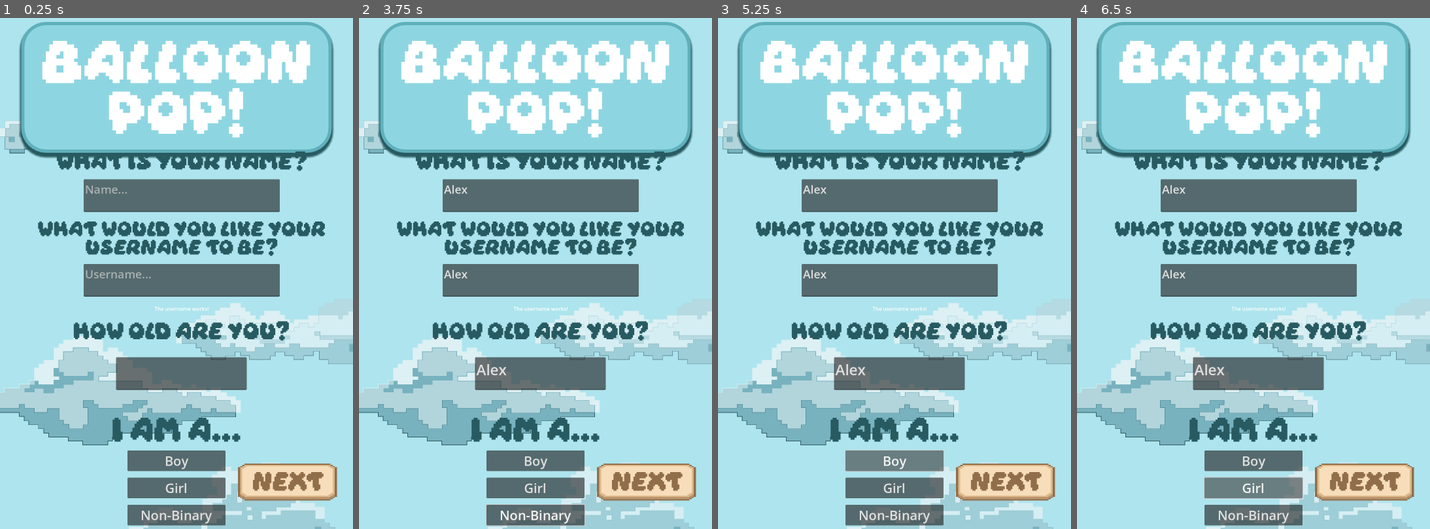
Above: before the commit, frames 1-4 (left to right).
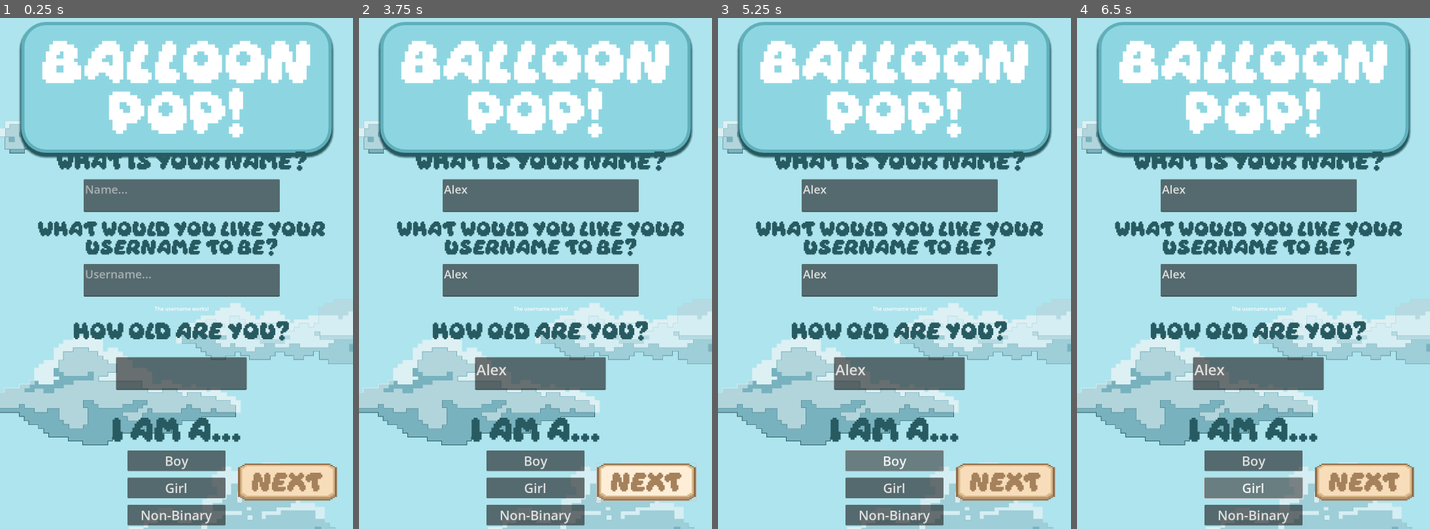
Above: after the commit, the same moments.

Repository: JxNicole/balloonpopofficialgame
Game: Godot game, scene res://GodotScenes/0.Login.tscn
Same seed, same stepped clock (60 frames per second), same inputs: the game is played once before the commit and once after it.
Inputs (mouse positions are in pixels of both pictures, inside the frame that each line leads up to):
- Up to frame 1 (0.25 s): no input
- Up to frame 2 (3.75 s): click (539, 196) at 0.52 s; type "Alex" at 0.6 s; click (539, 278) at 0.75 s; type "Alex" at 0.83 s; click (539, 375) at 0.98 s; type "Alex" at 1.07 s; click "Boy" at 1.25 s; click "Girl" at 2 s; click "Non-Binary" at 2.75 s; click "next" at 3.5 s
- Up to frame 3 (5.25 s): click "next" at 4.25 s; click "Boy" at 5 s
- Up to frame 4 (6.5 s): click "Girl" at 5.75 s

The runs differ from the first frame. In frame 1, 0.2% of the frame differs, in the area x 71-92%, y 88-93%; in frame 2, 1.2%, in the area x 35-96%, y 87-100%; in frame 3, 0.2%; in frame 4, 0.2%.
Error after the commit: Invalid call. Nonexistent function 'percent_encode' in base 'String'. (res://GodotScenes/Scripts/0.login.gd:28)

Commit message:
Fixed button
login page button fixed

Diff:
--- a/GodotScenes/0.Login.tscn
+++ b/GodotScenes/0.Login.tscn
@@ -92,6 +92,140 @@
 horizontal_alignment = 1
 vertical_alignment = 1
 autowrap_mode = 3
+
+[node name="UI" type="MarginContainer" parent="."]
+layout_mode = 1
+anchors_preset = 15
+anchor_right = 1.0
+anchor_bottom = 1.0
+offset_top = 464.0
+grow_horizontal = 2
+grow_vertical = 2
+theme_override_constants/margin_left = 15
+theme_override_constants/margin_top = 50
+theme_override_constants/margin_right = 15
+theme_override_constants/margin_bottom = 15
+
+[node name="VBoxContainer" type="VBoxContainer" parent="UI"]
+layout_mode = 2
+
+[node name="Name Control" type="Control" parent="UI/VBoxContainer"]
+custom_minimum_size = Vector2(1020, 500)
+layout_mode = 2
+
+[node name="VBoxContainer" type="VBoxContainer" parent="UI/VBoxContainer/Name Control"]
+layout_mode = 2
+offset_left = 15.0
+offset_right = 1067.0
+offset_bottom = 492.0
+theme_override_constants/separation = 25
+
+[node name="name label" type="Label" parent="UI/VBoxContainer/Name Control/VBoxContainer"]
+layout_mode = 2
+theme_override_colors/font_color = Color(0.152941, 0.352941, 0.380392, 1)
+theme_override_fonts/font = ExtResource("2_qndqj")
+theme_override_font_sizes/font_size = 45
+text = "What is your name?"
+horizontal_alignment = 1
+
+[node name="Name TextEdit" type="TextEdit" parent="UI/VBoxContainer/Name Control/VBoxContainer"]
+custom_minimum_size = Vector2(600, 100)
+layout_mode = 2
+size_flags_horizontal = 4
+theme_override_font_sizes/font_size = 35
+placeholder_text = "Name..."
+
+[node name="username label" type="Label" parent="UI/VBoxContainer/Name Control/VBoxContainer"]
+custom_minimum_size = Vector2(900, 100)
+layout_mode = 2
+theme_override_colors/font_color = Color(0.152941, 0.352941, 0.380392, 1)
+theme_override_fonts/font = ExtResource("2_qndqj")
+theme_override_font_sizes/font_size = 40
+text = "What would you like your username to be?"
+horizontal_alignment = 1
+autowrap_mode = 3
+
+[node name="Username TextEdit" type="TextEdit" parent="UI/VBoxContainer/Name Control/VBoxContainer"]
+custom_minimum_size = Vector2(600, 100)
+layout_mode = 2
+size_flags_horizontal = 4
+theme_override_font_sizes/font_size = 35
+placeholder_text = "Username..."
+
+[node name="Label" type="Label" parent="UI/VBoxContainer/Name Control/VBoxContainer"]
+layout_mode = 2
+text = "The username works!"
+horizontal_alignment = 1
+
+[node name="Age Control" type="Control" parent="UI/VBoxContainer"]
+custom_minimum_size = Vector2(0, 300)
+layout_mode = 2
+
+[node name="VBoxContainer" type="VBoxContainer" parent="UI/VBoxContainer/Age Control"]
+layout_mode = 2
+offset_left = 15.0
+offset_top = 15.0
+offset_right = 1065.0
+offset_bottom = 287.0
+theme_override_constants/separation = 50
+
+[node name="Age Prompt" type="Label" parent="UI/VBoxContainer/Age Control/VBoxContainer"]
+layout_mode = 2
+theme_override_colors/font_color = Color(0.152941, 0.352941, 0.380392, 1)
+theme_override_fonts/font = ExtResource("2_qndqj")
+theme_override_font_sizes/font_size = 45
+text = "How old are you?"
+horizontal_alignment = 1
+
+[node name="Age TextEdit" type="TextEdit" parent="UI/VBoxContainer/Age Control/VBoxContainer"]
+custom_minimum_size = Vector2(400, 100)
+layout_mode = 2
+size_flags_horizontal = 4
+theme_override_colors/caret_background_color = Color(0, 0, 0, 1)
+theme_override_font_sizes/font_size = 45
+
+[node name="Gender Control" type="Control" parent="UI/VBoxContainer"]
+custom_minimum_size = Vector2(0, 400)
+layout_mode = 2
+
+[node name="VBoxContainer" type="VBoxContainer" parent="UI/VBoxContainer/Gender Control"]
+layout_mode = 2
+offset_right = 1050.0
+offset_bottom = 220.0
+theme_override_constants/separation = 20
+
+[node name="Gender Label" type="Label" parent="UI/VBoxContainer/Gender Control/VBoxContainer"]
+layout_mode = 2
+theme_override_colors/font_color = Color(0.152941, 0.352941, 0.380392, 1)
+theme_override_fonts/font = ExtResource("2_qndqj")
+theme_override_font_sizes/font_size = 65
+text = "I am a..."
+horizontal_alignment = 1
+
+[node name="Boy" type="Button" parent="UI/VBoxContainer/Gender Control/VBoxContainer"]
+custom_minimum_size = Vector2(300, 0)
+layout_mode = 2
+size_flags_horizontal = 4
+theme_override_font_sizes/font_size = 40
+text = "Boy"
+
+[node name="Girl" type="Button" parent="UI/VBoxContainer/Gender Control/VBoxContainer"]
+custom_minimum_size = Vector2(300, 0)
+layout_mode = 2
+size_flags_horizontal = 4
+theme_override_font_sizes/font_size = 40
+text = "Girl"
+
+[node name="Non-Binary" type="Button" parent="UI/VBoxContainer/Gender Control/VBoxContainer"]
+custom_minimum_size = Vector2(300, 0)
+layout_mode = 2
+size_flags_horizontal = 4
+theme_override_font_sizes/font_size = 40
+text = "Non-Binary"
+
+[node name="LobbyPlaceholder" type="Node" parent="."]
+
+[node name="HTTPRequest" type="HTTPRequest" parent="."]
 
 [node name="Button" type="Button" parent="."]
 layout_mode = 1
@@ -107,153 +241,14 @@
 grow_horizontal = 0
 grow_vertical = 0
 theme = ExtResource("3_lbk1d")
-theme_override_styles/hover = SubResource("StyleBoxTexture_2skdo")
-theme_override_styles/pressed = SubResource("StyleBoxTexture_57otr")
-theme_override_styles/normal = SubResource("StyleBoxTexture_ur5mu")
-
-[node name="Label" type="Label" parent="Button"]
-layout_mode = 0
-offset_left = 44.0
-offset_top = 21.0
-offset_right = 264.0
-offset_bottom = 88.0
-theme_override_colors/font_color = Color(0.568627, 0.431373, 0.290196, 1)
+theme_override_colors/font_hover_pressed_color = Color(0.862745, 0.72549, 0.541176, 1)
+theme_override_colors/font_hover_color = Color(0.647059, 0.505882, 0.360784, 1)
+theme_override_colors/font_color = Color(0.647059, 0.505882, 0.360784, 1)
 theme_override_fonts/font = ExtResource("2_qndqj")
 theme_override_font_sizes/font_size = 50
+theme_override_styles/hover = SubResource("StyleBoxTexture_7epeb")
+theme_override_styles/pressed = SubResource("StyleBoxTexture_u627p")
+theme_override_styles/normal = SubResource("StyleBoxTexture_brm1n")
 text = "next"
 
-[node name="UI" type="MarginContainer" parent="."]
-layout_mode = 1
-anchors_preset = 15
-anchor_right = 1.0
-anchor_bottom = 1.0
-offset_top = 464.0
-grow_horizontal = 2
-grow_vertical = 2
-theme_override_constants/margin_left = 15
-theme_override_constants/margin_top = 50
-theme_override_constants/margin_right = 15
-theme_override_constants/margin_bottom = 15
-
-[node name="VBoxContainer" type="VBoxContainer" parent="UI"]
-layout_mode = 2
-
-[node name="Name Control" type="Control" parent="UI/VBoxContainer"]
-custom_minimum_size = Vector2(1020, 500)
-layout_mode = 2
-
-[node name="VBoxContainer" type="VBoxContainer" parent="UI/VBoxContainer/Name Control"]
-layout_mode = 2
-offset_left = 15.0
-offset_right = 1067.0
-offset_bottom = 492.0
-theme_override_constants/separation = 25
-
-[node name="name label" type="Label" parent="UI/VBoxContainer/Name Control/VBoxContainer"]
-layout_mode = 2
-theme_override_colors/font_color = Color(0.152941, 0.352941, 0.380392, 1)
-theme_override_fonts/font = ExtResource("2_qndqj")
-theme_override_font_sizes/font_size = 45
-text = "What is your name?"
-horizontal_alignment = 1
-
-[node name="Name TextEdit" type="TextEdit" parent="UI/VBoxContainer/Name Control/VBoxContainer"]
-custom_minimum_size = Vector2(600, 100)
-layout_mode = 2
-size_flags_horizontal = 4
-theme_override_font_sizes/font_size = 35
-placeholder_text = "Name..."
-
-[node name="username label" type="Label" parent="UI/VBoxContainer/Name Control/VBoxContainer"]
-custom_minimum_size = Vector2(900, 100)
-layout_mode = 2
-theme_override_colors/font_color = Color(0.152941, 0.352941, 0.380392, 1)
-theme_override_fonts/font = ExtResource("2_qndqj")
-theme_override_font_sizes/font_size = 40
-text = "What would you like your username to be?"
-horizontal_alignment = 1
-autowrap_mode = 3
-
-[node name="Username TextEdit" type="TextEdit" parent="UI/VBoxContainer/Name Control/VBoxContainer"]
-custom_minimum_size = Vector2(600, 100)
-layout_mode = 2
-size_flags_horizontal = 4
-theme_override_font_sizes/font_size = 35
-placeholder_text = "Username..."
-
-[node name="Label" type="Label" parent="UI/VBoxContainer/Name Control/VBoxContainer"]
-layout_mode = 2
-text = "The username works!"
-horizontal_alignment = 1
-
-[node name="Age Control" type="Control" parent="UI/VBoxContainer"]
-custom_minimum_size = Vector2(0, 300)
-layout_mode = 2
-
-[node name="VBoxContainer" type="VBoxContainer" parent="UI/VBoxContainer/Age Control"]
-layout_mode = 2
-offset_left = 15.0
-offset_top = 15.0
-offset_right = 1065.0
-offset_bottom = 287.0
-theme_override_constants/separation = 50
-
-[node name="Age Prompt" type="Label" parent="UI/VBoxContainer/Age Control/VBoxContainer"]
-layout_mode = 2
-theme_override_colors/font_color = Color(0.152941, 0.352941, 0.380392, 1)
-theme_override_fonts/font = ExtResource("2_qndqj")
-theme_override_font_sizes/font_size = 45
-text = "How old are you?"
-horizontal_alignment = 1
-
-[node name="Age TextEdit" type="TextEdit" parent="UI/VBoxContainer/Age Control/VBoxContainer"]
-custom_minimum_size = Vector2(400, 100)
-layout_mode = 2
-size_flags_horizontal = 4
-theme_override_colors/caret_background_color = Color(0, 0, 0, 1)
-theme_override_font_sizes/font_size = 45
-
-[node name="Gender Control" type="Control" parent="UI/VBoxContainer"]
-custom_minimum_size = Vector2(0, 400)
-layout_mode = 2
-
-[node name="VBoxContainer" type="VBoxContainer" parent="UI/VBoxContainer/Gender Control"]
-layout_mode = 2
-offset_right = 1050.0
-offset_bottom = 220.0
-theme_override_constants/separation = 20
-
-[node name="Gender Label" type="Label" parent="UI/VBoxContainer/Gender Control/VBoxContainer"]
-layout_mode = 2
-theme_override_colors/font_color = Color(0.152941, 0.352941, 0.380392, 1)
-theme_override_fonts/font = ExtResource("2_qndqj")
-theme_override_font_sizes/font_size = 65
-text = "I am a..."
-horizontal_alignment = 1
-
-[node name="Boy" type="Button" parent="UI/VBoxContainer/Gender Control/VBoxContainer"]
-custom_minimum_size = Vector2(300, 0)
-layout_mode = 2
-size_flags_horizontal = 4
-theme_override_font_sizes/font_size = 40
-text = "Boy"
-
-[node name="Girl" type="Button" parent="UI/VBoxContainer/Gender Control/VBoxContainer"]
-custom_minimum_size = Vector2(300, 0)
-layout_mode = 2
-size_flags_horizontal = 4
-theme_override_font_sizes/font_size = 40
-text = "Girl"
-
-[node name="Non-Binary" type="Button" parent="UI/VBoxContainer/Gender Control/VBoxContainer"]
-custom_minimum_size = Vector2(300, 0)
-layout_mode = 2
-size_flags_horizontal = 4
-theme_override_font_sizes/font_size = 40
-text = "Non-Binary"
-
-[node name="LobbyPlaceholder" type="Node" parent="."]
-
-[node name="HTTPRequest" type="HTTPRequest" parent="."]
-
-[connection signal="pressed" from="Button" to="." method="_on_Button_pressed"]
+[connection signal="pressed" from="Button" to="." method="_on_button_pressed"]
--- a/GodotScenes/Scripts/0.login.gd
+++ b/GodotScenes/Scripts/0.login.gd
@@ -10,7 +10,7 @@
 
 
 # This name must match exactly what the editor shows under pressed() for your Button node:
-func _on_Button_pressed() -> void:
+func _on_button_pressed() -> void:
 	print(">>> Next button was pressed!")  # <— This line should appear in Output when you click Next
 
 	var name_text     = $"UI/VBoxContainer/Name Control/VBoxContainer/Name TextEdit".text
@@ -24,6 +24,7 @@
 	$"UI/VBoxContainer/Name Control/VBoxContainer/Label".visible = true
 
 	var post_data = []
+## FAILS HERE
 	post_data.append("username=" + username_text.percent_encode())
 	post_data.append("bio="      + name_text.percent_encode())
 	var body = "&".join(post_data)
@@ -40,6 +41,10 @@
 	else:
 		print("Request sent to server!")
 
+	get_tree().change_scene_to_file("res://GodotScenes/1.Lobby.tscn")
+
+
+
 func _on_HTTPRequest_request_completed(result, response_code, headers, body) -> void:
 	var server_response = body.get_string_from_utf8()
 	print("Server response:", server_response)
Not shown: 1 places in GodotScenes/0.Login.tscn that only renumber resources
Not shown, changed: .DS_Store
